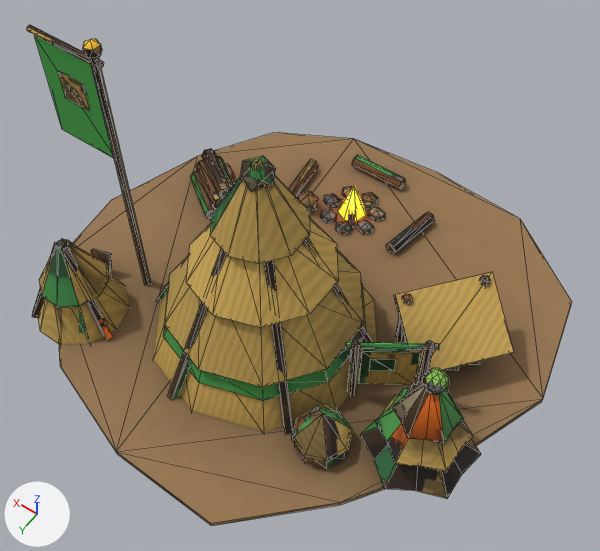
Renders of the glTF model game/assets/models/residence_dl1_green.glb from each side of a commit.
One viewpoint serves both versions: a camera (50 mm lens) standing at (-0.935, 1.329, 2.143) and looking at (-0.105, 0.168, 0.319). Lighting does not change. The marker at lower left points along +X, +Y and +Z. The first picture is the older version. Mesh edges are drawn as thin lines. Vertices at exactly the same position are counted once.

Names of what the first picture shows: 'residence_dl1_green'.
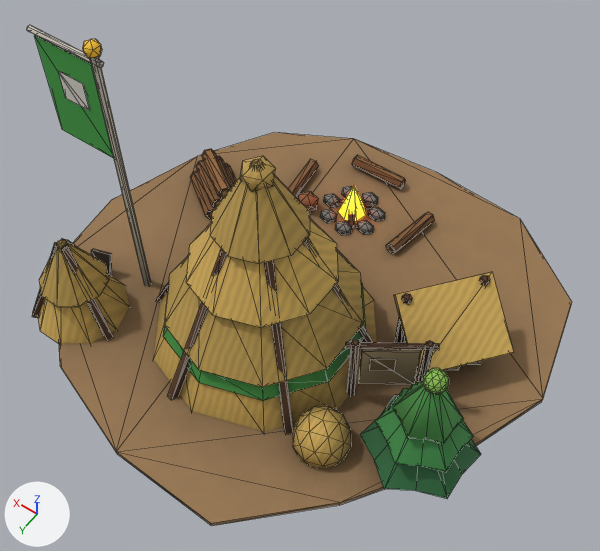
Changed parts and their boxes (x1, y1, x2, y2) in the pictures (600 x 551 px):
part 1 of me_m, added (brown)
    after: (293, 406, 351, 468)
part 2 of me_m, deleted
    before: (295, 445, 345, 467)
part 3 of me_m, deleted (brown)
    before: (292, 407, 352, 462)
part 4 of me_m, surface changed
    both: (27, 25, 490, 499)

Patch to the scene script:
```diff
--- a/game/assets/models/residence_dl1_green.glb.py
+++ b/game/assets/models/residence_dl1_green.glb.py
@@ me_m @@
 # used by ob_residence_dl1_green; location = (0.0, 0.0, 0.0)
-me_m.from_pydata(...)  # 1018 vertices, 1577 faces; spans x -0.81..0.77, y -0.7..0.78, z -0.01..0.94
+me_m.from_pydata(...)  # 1035 vertices, 1621 faces; spans x -0.81..0.77, y -0.7..0.78, z -0.07..0.94
+# me_m part 1: a new loose piece, an icosphere of 80 faces spanning x -0.44..-0.28, y 0.33..0.51, z -0.07..0.14, in mat_baked (picture img_bake)
+# me_m part 2: the loose piece of 16 vertices spanning x -0.44..-0.28, y 0.34..0.5, z 0.0..0.06 is deleted
+# me_m part 3: the loose piece of 9 vertices spanning x -0.45..-0.27, y 0.33..0.51, z 0.06..0.18 is deleted
+# me_m part 4: 1220 kept faces spanning x -0.75..0.65, y -0.58..0.61, z -0.01..0.93 get new texture (UV) coordinates
 me_m.materials.append(mat_baked)
```
